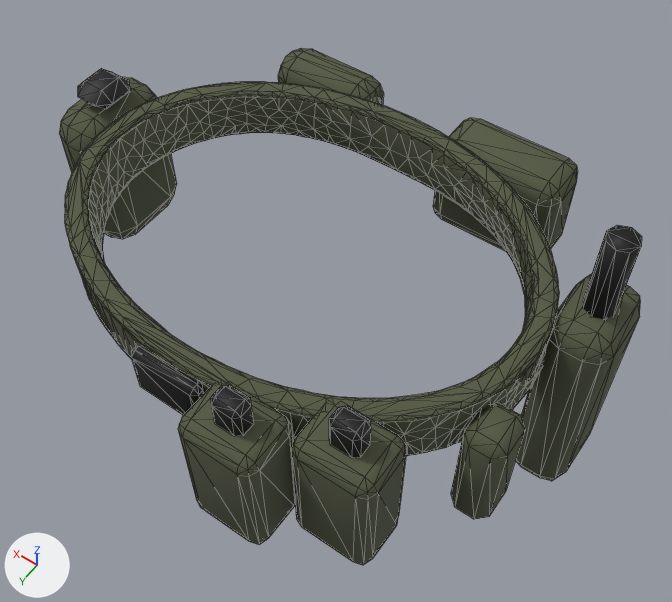
A saved change to the glTF model assets/characters/infantry/parts/belt_heavy.glb.
The view is the same before and after, from a camera (50 mm lens) standing at (-0.294, 0.37, 1.569) and looking at (-0.031, 0.002, 0.99). Arrows for +X, +Y and +Z are at lower left; the lights stay in place. The first picture is the older version. Mesh edges are drawn as thin lines. Objects named as collision shapes, trigger or cutter boxes, shadow casters or lower levels of detail are left out. Vertices at exactly the same position are counted once.

The first picture shows 'belt_heavy_LOD0'.
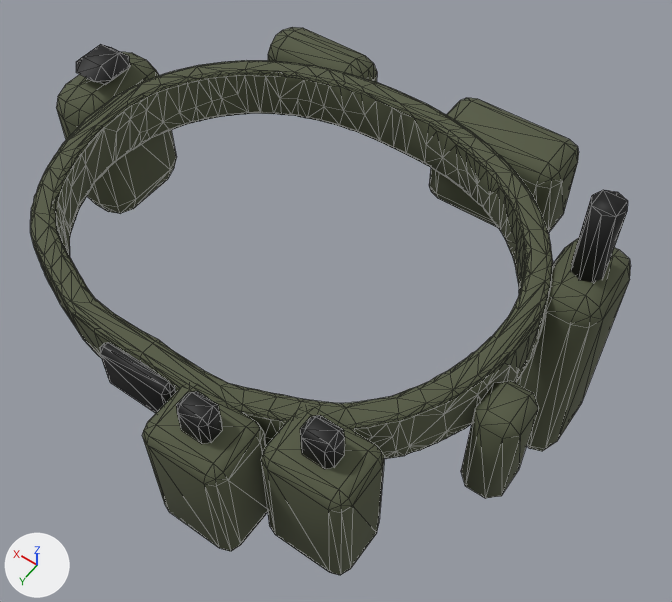
What differs and where, as boxes [x1, y1, x2, y2] in the pictures (672 x 602 px; the box of a moved part takes in the faces that stretch with it):
'belt_heavy_LOD0', reshaped: before [59, 48, 642, 565]; after [30, 27, 631, 575]
part 1 of me_belt_heavy_lod0, moved or reshaped: before [433, 118, 578, 251]; after [429, 98, 579, 233]
part 2 of me_belt_heavy_lod0, moved or reshaped: before [278, 48, 384, 105]; after [268, 27, 377, 82]
part 3 of me_belt_heavy_lod0, moved or reshaped: before [451, 403, 525, 519]; after [461, 381, 539, 498]
part 4 of me_belt_heavy_lod0, moved or reshaped: before [178, 382, 295, 545]; after [142, 386, 268, 551]
part 5 of me_belt_heavy_lod0, moved or reshaped: before [291, 402, 407, 565]; after [261, 408, 385, 575]
part 6 of me_belt_heavy_lod0, moved or reshaped: before [516, 274, 640, 481]; after [516, 238, 631, 451]
part 7 of me_belt_heavy_lod0, added (black): after [571, 190, 628, 283]
part 8 of me_belt_heavy_lod0, moved or reshaped: before [131, 346, 204, 415]; after [100, 343, 176, 413]
part 9 of me_belt_heavy_lod0, moved or reshaped: before [210, 385, 253, 436]; after [176, 391, 222, 443]
part 10 of me_belt_heavy_lod0, moved or reshaped: before [329, 406, 371, 458]; after [300, 415, 345, 468]
part 11 of me_belt_heavy_lod0, rebuilt (6% taller): before [65, 82, 559, 456]; after [30, 61, 553, 459]
part 12 of me_belt_heavy_lod0, rebuilt: before [59, 77, 177, 239]; after [56, 52, 177, 214]
part 13 of me_belt_heavy_lod0, added: after [76, 44, 130, 84]
part 14 of me_belt_heavy_lod0, deleted (black): before [78, 69, 130, 109]
part 15 of me_belt_heavy_lod0, deleted (black): before [583, 225, 642, 319]

The edits, one by one:
me_belt_heavy_lod0 is used by ob_belt_heavy_lod0; location (0.0, 0.0, 0.0).
me_belt_heavy_lod0 had 1718 vertices, 3388 faces and spanned x -0.237..0.252, y -0.19..0.186, z 0.855..1.125.
me_belt_heavy_lod0 now has 1722 vertices, 3396 faces and spans x -0.221..0.246, y -0.178..0.212, z 0.889..1.148.
me_belt_heavy_lod0 part 1: the loose piece of 56 vertices spanning x -0.14..-0.03, y -0.19..-0.135, z 0.965..1.055 is scaled about its middle by (1, 1, 0.916), then moved by (0.0, 0.012, 0.033).
me_belt_heavy_lod0 part 2: the loose piece of 56 vertices spanning x 0.04..0.14, y -0.181..-0.136, z 1.0..1.06 is scaled about its middle by (1, 1, 0.916), then moved by (0.0, 0.012, 0.031).
me_belt_heavy_lod0 part 3: the loose piece of 24 vertices spanning x -0.215..-0.183, y 0.04..0.08, z 0.942..1.048 is scaled about its middle by (1, 1, 0.916), then moved by (-0.004, 0.0, 0.034).
me_belt_heavy_lod0 part 4: the loose piece of 56 vertices spanning x -0.097..-0.033, y 0.136..0.186, z 0.94..1.06 is scaled about its middle by (1, 1, 0.916), then moved by (0.0, 0.026, 0.034).
me_belt_heavy_lod0 part 5: the loose piece of 56 vertices spanning x -0.165..-0.101, y 0.106..0.156, z 0.94..1.06 is scaled about its middle by (1, 1, 0.916), then moved by (0.0, 0.028, 0.034).
me_belt_heavy_lod0 part 6: the loose piece of 56 vertices spanning x -0.237..-0.187, y -0.097..-0.022, z 0.855..1.055 is scaled about its middle by (1, 1, 0.975), then moved by (0.016, 0.0, 0.032).
me_belt_heavy_lod0 part 7: a new loose piece, an 8-sided cylinder along z spanning x -0.208..-0.184, y -0.072..-0.048, z 1.075..1.148, in mat_polymer_black (black #0d0d0d).
me_belt_heavy_lod0 part 8: the loose piece of 24 vertices spanning x -0.03..0.03, y 0.148..0.16, z 1.01..1.054 is scaled about its middle by (1, 1, 0.916), then moved by (0.0, 0.022, 0.031).
me_belt_heavy_lod0 part 9: the loose piece of 24 vertices spanning x -0.077..-0.053, y 0.152..0.17, z 1.055..1.085 is scaled about its middle by (1, 1, 0.916), then moved by (0.0, 0.026, 0.028).
me_belt_heavy_lod0 part 10: the loose piece of 24 vertices spanning x -0.145..-0.121, y 0.122..0.14, z 1.055..1.085 is scaled about its middle by (1, 1, 0.916), then moved by (0.0, 0.028, 0.028).
me_belt_heavy_lod0 part 11: the loose piece of 1250 vertices spanning x -0.198..0.198, y -0.151..0.15, z 1.006..1.058 is rebuilt with 1250 vertices and now spans x -0.193..0.193, y -0.141..0.172, z 1.039..1.087.
me_belt_heavy_lod0 part 12: the loose piece of 56 vertices spanning x 0.192..0.252, y -0.065..0.025, z 0.915..1.055 is rebuilt with 56 vertices and now spans x 0.186..0.246, y -0.065..0.025, z 0.953..1.084.
me_belt_heavy_lod0 part 13: a new loose piece of 24 vertices spanning x 0.196..0.236, y -0.04..0.0, z 1.085..1.103, in mat_polymer_black (black #0d0d0d).
me_belt_heavy_lod0 part 14: the loose piece of 20 vertices spanning x 0.202..0.242, y -0.04..0.0, z 1.056..1.076 is deleted.
me_belt_heavy_lod0 part 15: the loose piece of 16 vertices spanning x -0.224..-0.2, y -0.072..-0.048, z 1.045..1.125 is deleted.
